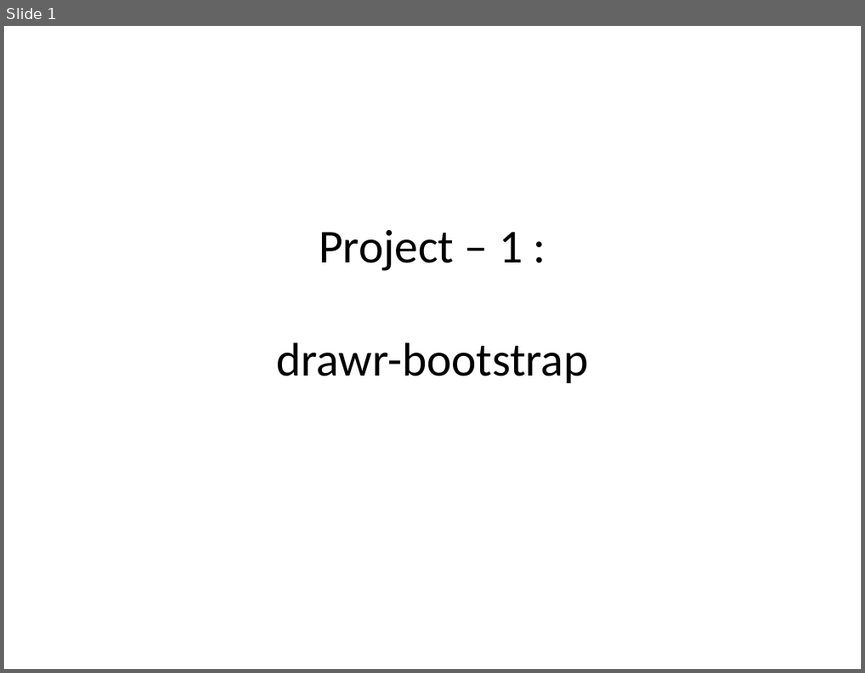
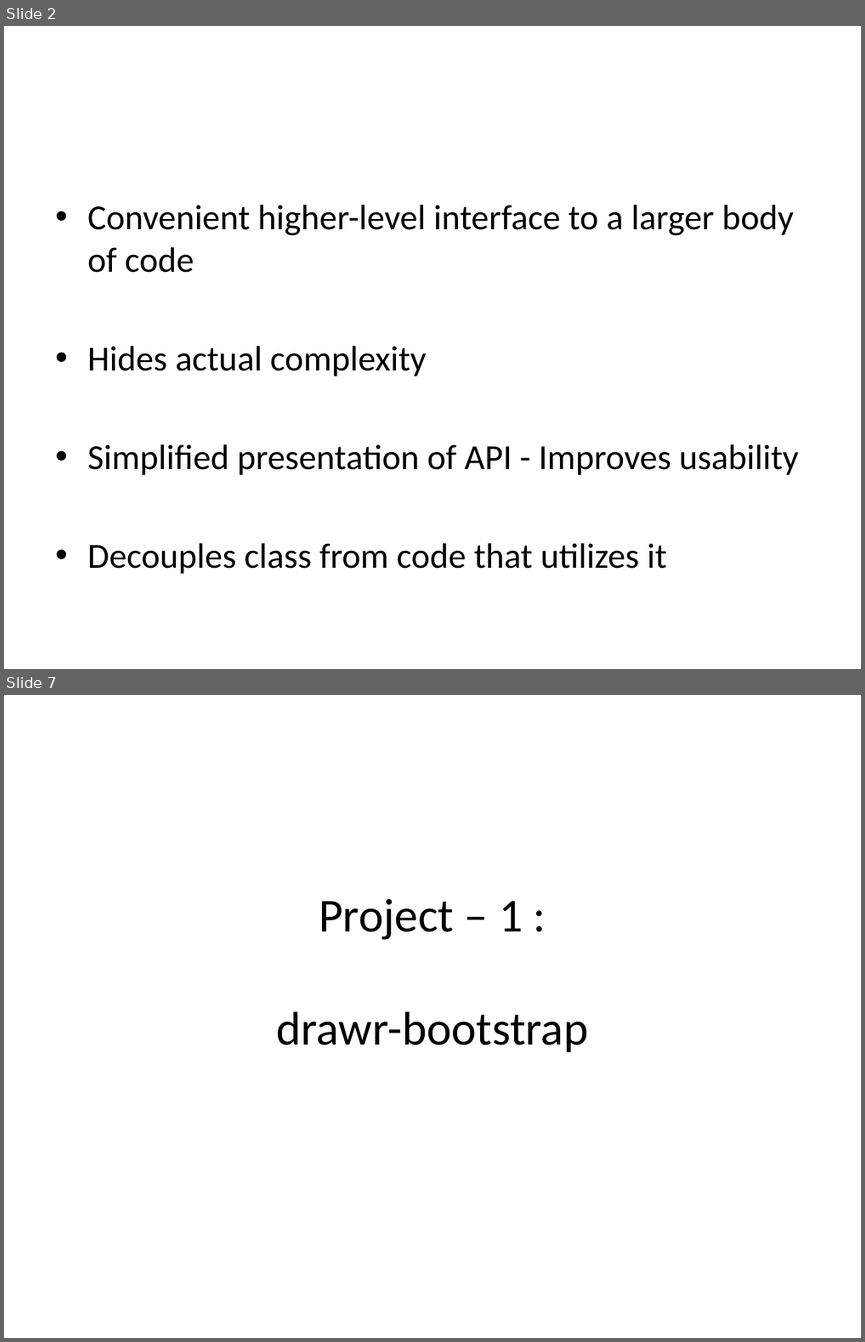
Before and after one commit to chrpapa/Javascript-Seminar, a slide deck: presentation/Presentation.pptx. Shown one above the other, each under a label of ours: slide 1 before the commit, slides 2 and 7 after it; the slides between them are not shown. The pictures are 865x673 and 865x1342 pixels, drawn with LibreOffice and Linux fonts; fonts in the diff are those of the drawing. Boxes give left, top, right and bottom in pixels: in the first picture for what was removed or moved away, otherwise in the second. Text is boxed around its words. In the diff, an @@ line names an element or a change of style, - is before the commit and + after.

```diff
--- a/presentation/Presentation.pptx
+++ b/presentation/Presentation.pptx
@@ slide 2 added at (4,26,861,669), background #FFFFFF @@
@@ text added at (87,204,799,573), 29.6 pt, text #000000 @@
+• Convenient higher-level interface to a larger body of code
+• Hides actual complexity
+• Simplified presentation of API - Improves usability
+• Decouples class from code that utilizes it
@@ what was slide 1 is now slide 7 @@
```
Also in this commit, not shown: 2 slides changed, 13 other slides added, 1 slide removed, 15 other files.
